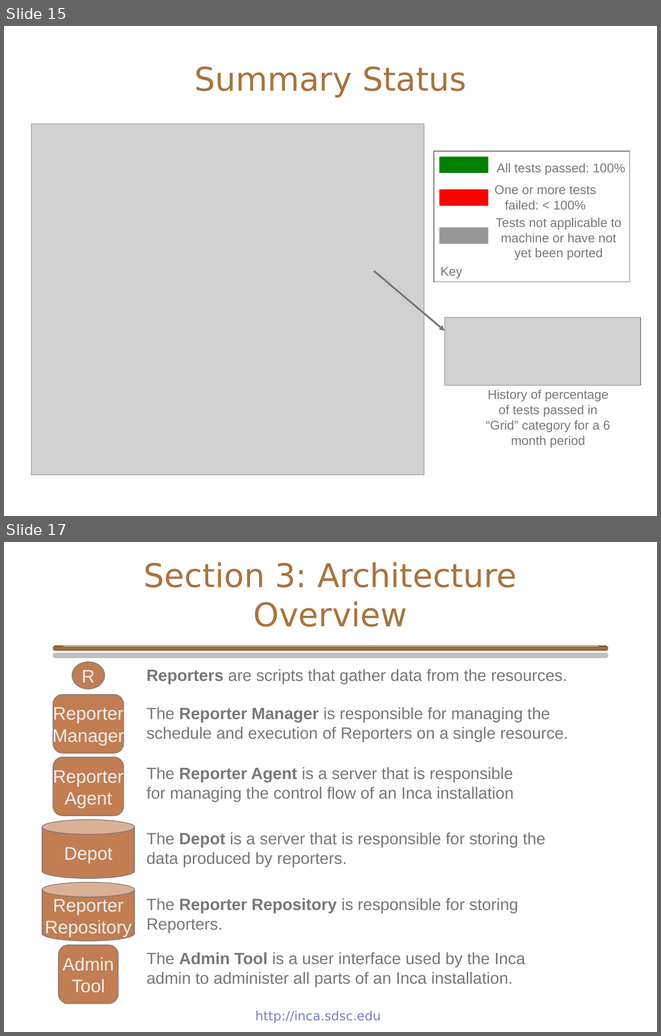
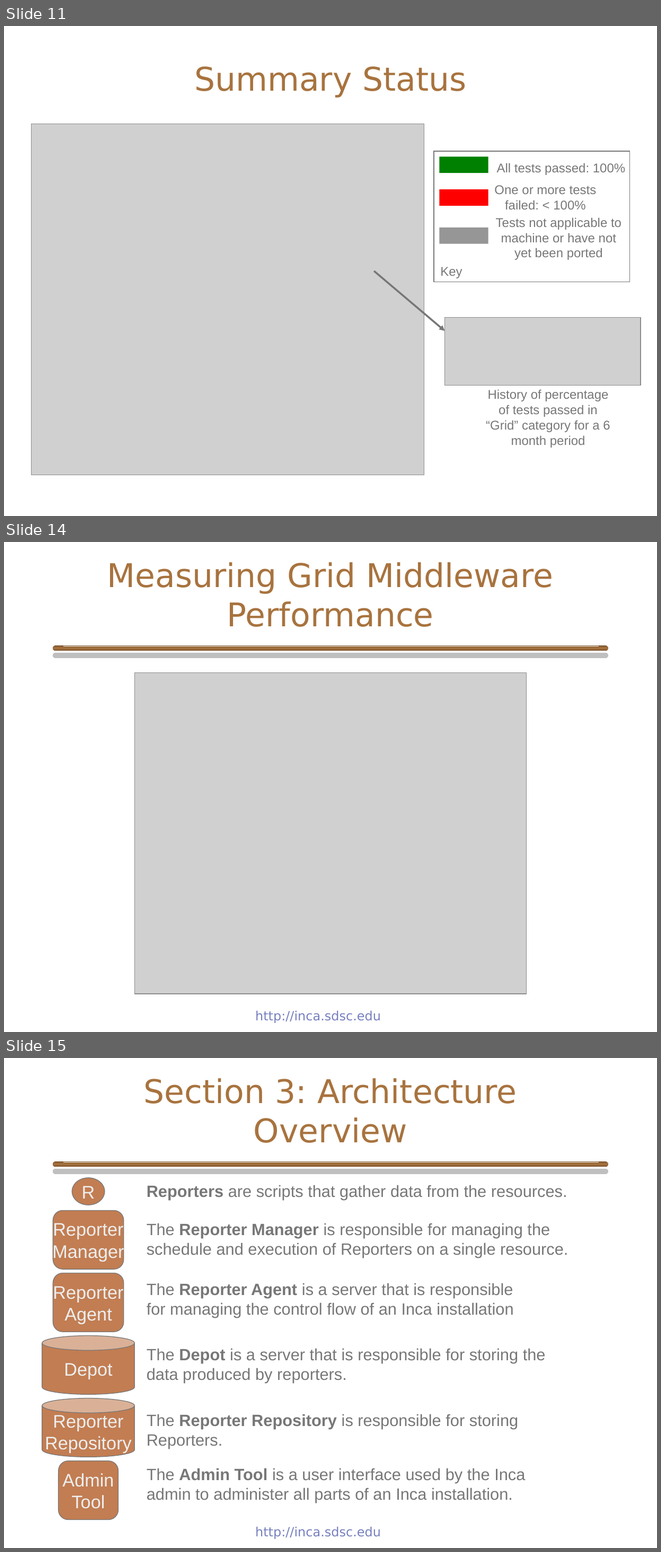
Before and after one commit to IncaProject/inca-xsede, a slide deck: talks/inca_sc05.ppt. Shown one above the other, each under a label of ours: slides 15 and 17 before the commit, slides 11, 14 and 15 after it; the slides between them are not shown. The pictures are 661x1036 and 661x1552 pixels, drawn with LibreOffice and Linux fonts; fonts in the diff are those of the drawing; grey boxes stand for pictures; background and template pictures are left out. Boxes give left, top, right and bottom in pixels: in the first picture for what was removed or moved away, otherwise in the second. Text is boxed around its words. In the diff, an @@ line names an element or a change of style, - is before the commit and + after.

```diff
--- a/talks/inca_sc05.ppt
+++ b/talks/inca_sc05.ppt
@@ slide 14 added at (4, 542, 657, 1032), background #FFFFFF; not listed: 3 template elements that a slide beside it also shows @@
@@ title added at (107, 562, 553, 627), 36 pt, text #A8733E @@
+Measuring Grid Middleware Performance
@@ picture added at (134, 672, 527, 994) @@
@@ what was slide 15 is now slide 11 @@
@@ what was slide 17 is now slide 15 @@
```
Also in this commit, not shown: 10 slides changed, 2 other slides added, 2 slides removed.
